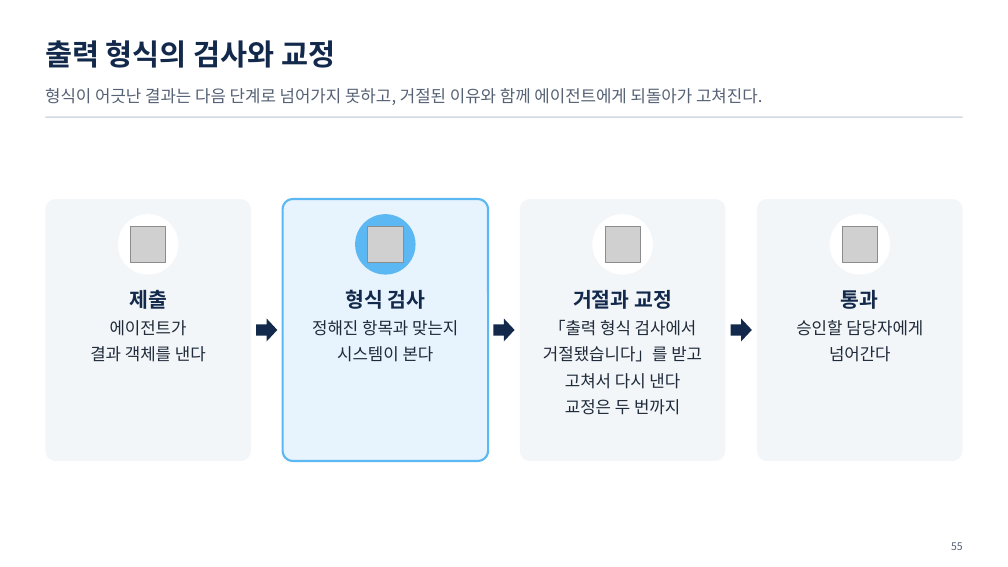
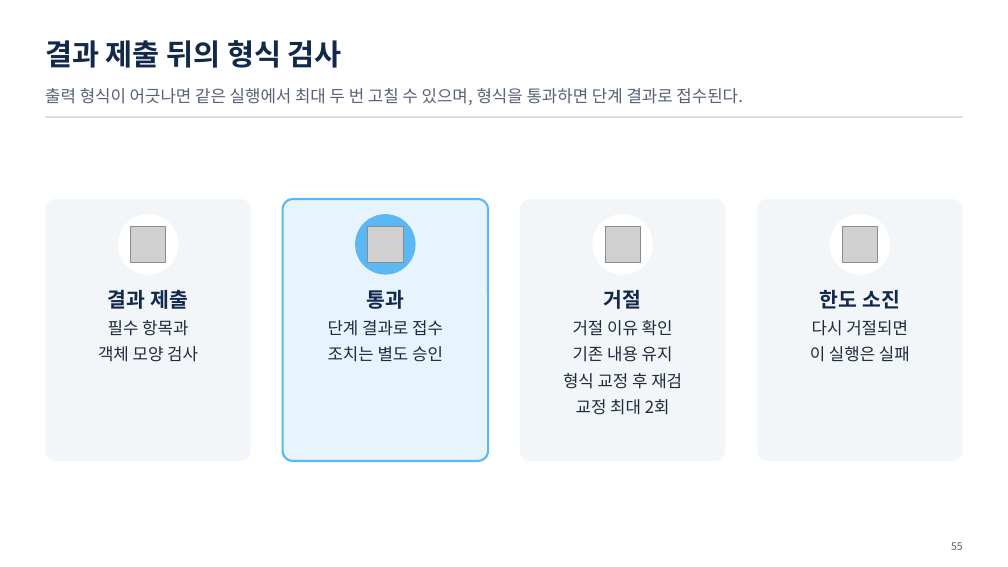
Before and after one commit to uengine-oss/hyd-iot-edu, a slide deck: slide 55 of workspace/강의제작/산출물/통합반/이론/05회차/통합반_05일차.pptx. Drawn at 1008x567 pixels with LibreOffice and Linux fonts; fonts in the diff are those of the drawing; grey boxes stand for pictures. Boxes give left, top, right and bottom in pixels: in the first picture for what was removed or moved away, otherwise in the second. Text is boxed around its words. In the diff, an @@ line names an element or a change of style, - is before the commit and + after.

Commit message:
통합반 5회차 53~60장의 구조화 출력과 실행 기록을 공식 화면·낭독과 맞춘다

```diff
--- a/workspace/강의제작/산출물/통합반/이론/05회차/통합반_05일차.pptx
+++ b/workspace/강의제작/산출물/통합반/이론/05회차/통합반_05일차.pptx
@@ text at box(45, 40, 342, 68): text changed @@
-출력 형식의 검사와 교정
+결과 제출 뒤의 형식 검사
@@ text at box(45, 88, 742, 105): text changed @@
-형식이 어긋난 결과는 다음 단계로 넘어가지 못하고, 거절된 이유와 함께 에이전트에게 되돌아가 고쳐진다.
+출력 형식이 어긋나면 같은 실행에서 최대 두 번 고칠 수 있으며, 형식을 통과하면 단계 결과로 접수된다.
@@ text at box(98, 290, 198, 362): text changed @@
-제출
-에이전트가
-결과 객체를 낸다
+결과 제출
+필수 항목과
+객체 모양 검사
@@ text at box(328, 290, 443, 362): text changed @@
-형식 검사
-정해진 항목과 맞는지
-시스템이 본다
+통과
+단계 결과로 접수
+조치는 별도 승인
@@ text at box(563, 290, 682, 415): text changed @@
-거절과 교정
-「출력 형식 검사에서
-거절됐습니다」를 받고
-고쳐서 다시 낸다
-교정은 두 번까지
+거절
+거절 이유 확인
+기존 내용 유지
+형식 교정 후 재검
+교정 최대 2회
@@ text at box(810, 290, 910, 362): text changed @@
-통과
-승인할 담당자에게
-넘어간다
+한도 소진
+다시 거절되면
+이 실행은 실패
@@ right arrow removed at box(256, 318, 278, 341) @@
@@ right arrow removed at box(494, 318, 515, 341) @@
@@ right arrow removed at box(730, 318, 752, 341) @@
```
Also in this commit, not shown: 7 other slides changed, 31 other files.
